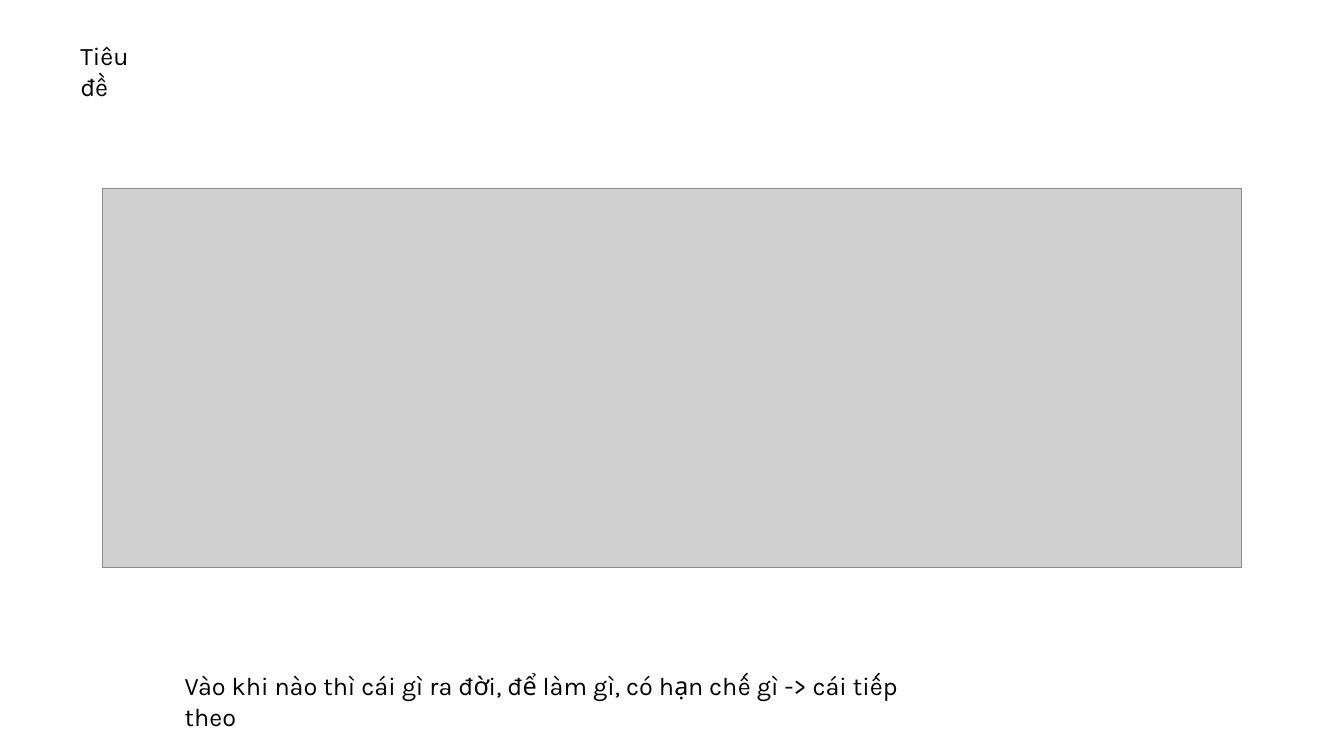
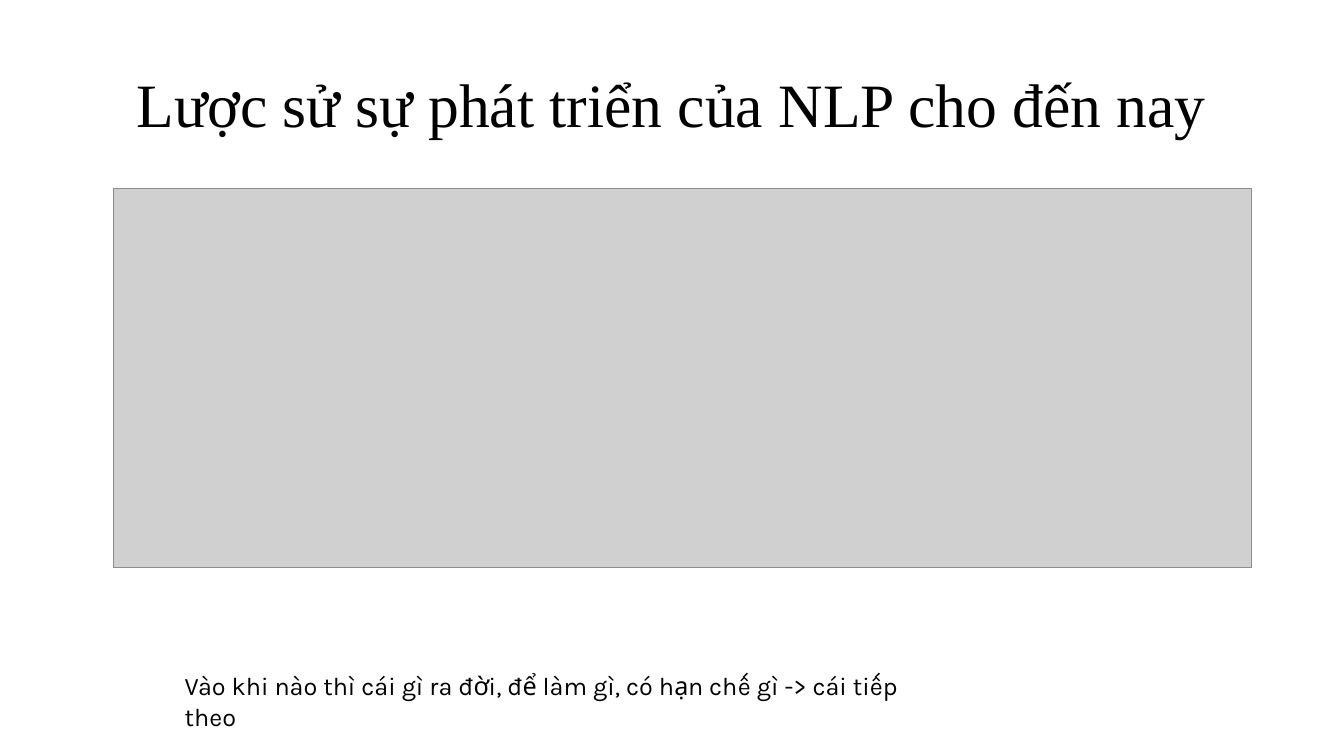
Before and after one commit to ngovanuc/Vietnamese_History_Chatbot, a slide deck: slide 3 of documents/slide bao cao.pptx. Drawn at 1344x756 pixels with LibreOffice and Linux fonts; fonts in the diff are those of the drawing; grey boxes stand for pictures. Boxes give left, top, right and bottom in pixels: in the first picture for what was removed or moved away, otherwise in the second. Text is boxed around its words. In the diff, an @@ line names an element or a change of style, - is before the commit and + after.

```diff
--- a/documents/slide bao cao.pptx
+++ b/documents/slide bao cao.pptx
@@ text removed at [80,46,128,97] @@
-Tiêu đề
@@ title added at [137,82,1206,139], 44 pt, text #000000 @@
+Lược sử sự phát triển của NLP cho đến nay
@@ picture: place and size @@
-picture at [103,189,1241,568]
+picture at [113,189,1251,568]
```
Also in this commit, not shown: 11 other slides changed, 9 slides added, 8 slides removed.
